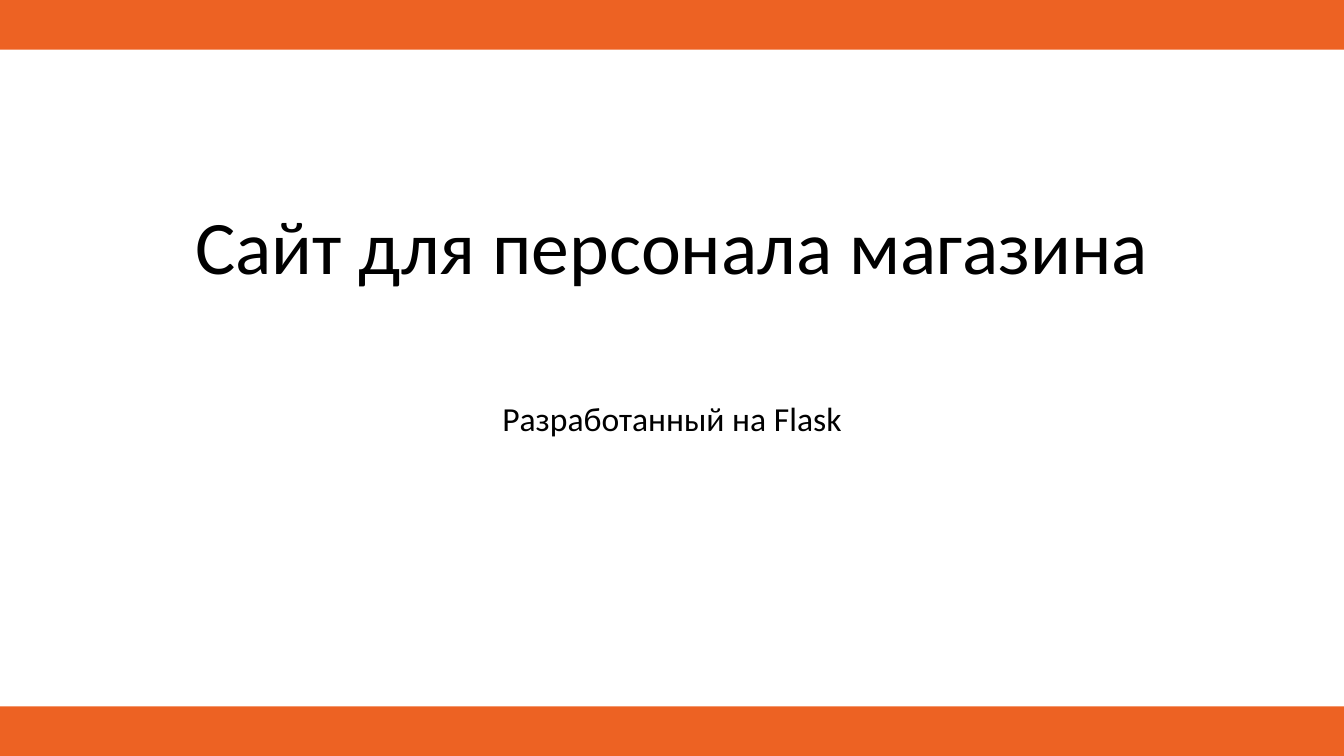
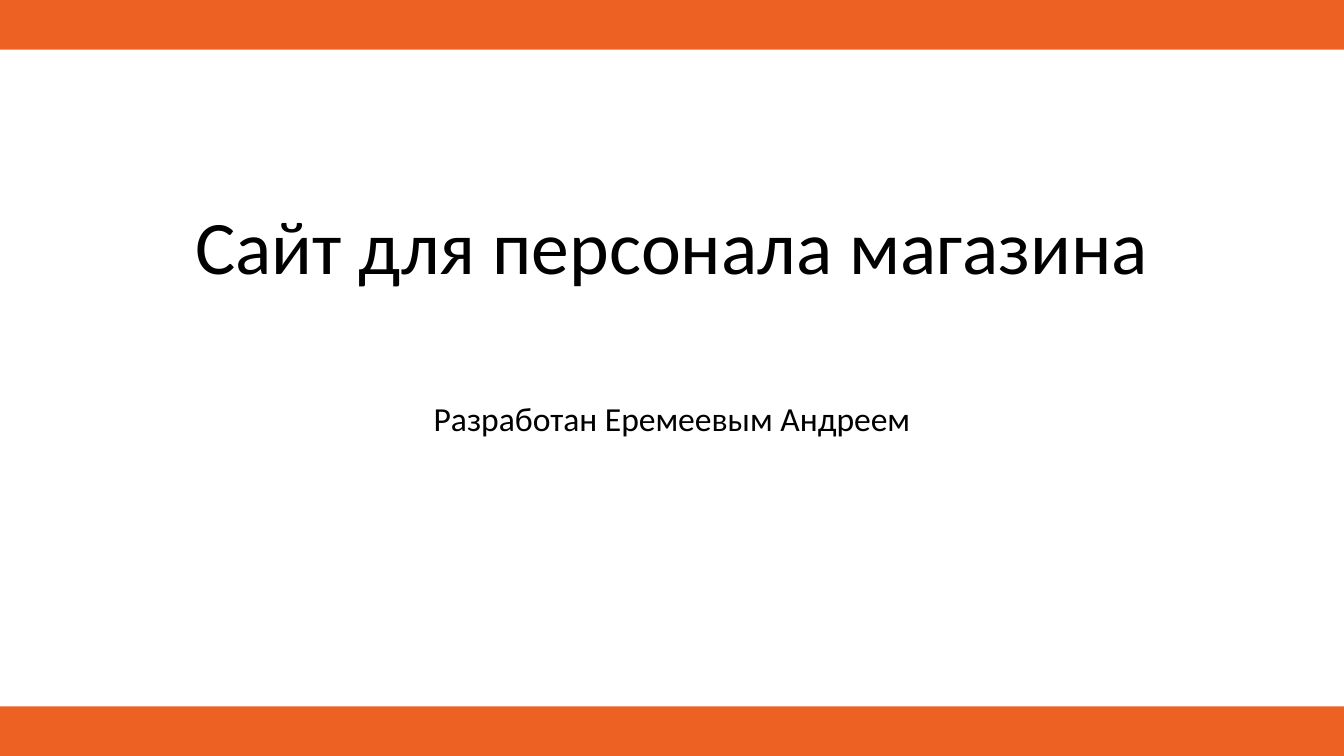
Before and after one commit to Tat-wow/web-flask-fr, a slide deck: slide 1 of Сайт для персонала магазина.pptx. Drawn at 1344x756 pixels with LibreOffice and Linux fonts; fonts in the diff are those of the drawing. Boxes give left, top, right and bottom in pixels: in the first picture for what was removed or moved away, otherwise in the second. Text is boxed around its words. In the diff, an @@ line names an element or a change of style, - is before the commit and + after.

```diff
--- a/Сайт для персонала магазина.pptx
+++ b/Сайт для персонала магазина.pptx
@@ subtitle at [434,408,910,437]: text changed @@
-Разработанный на Flask
+Разработан Еремеевым Андреем
```
Also in this commit, not shown: 1 other slide changed, 1 slide added.
